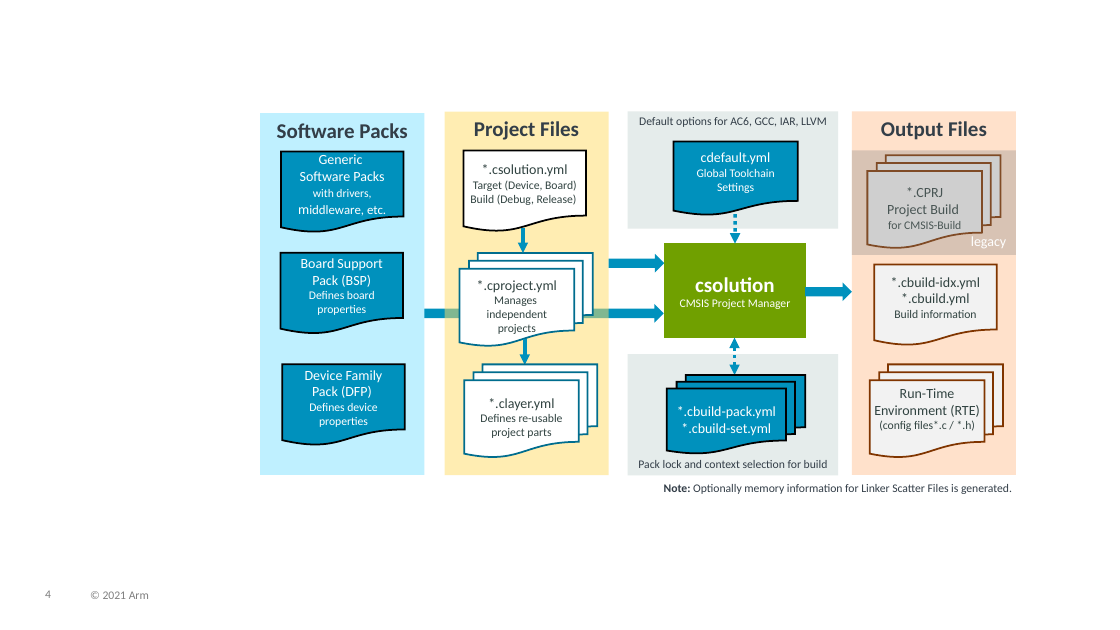
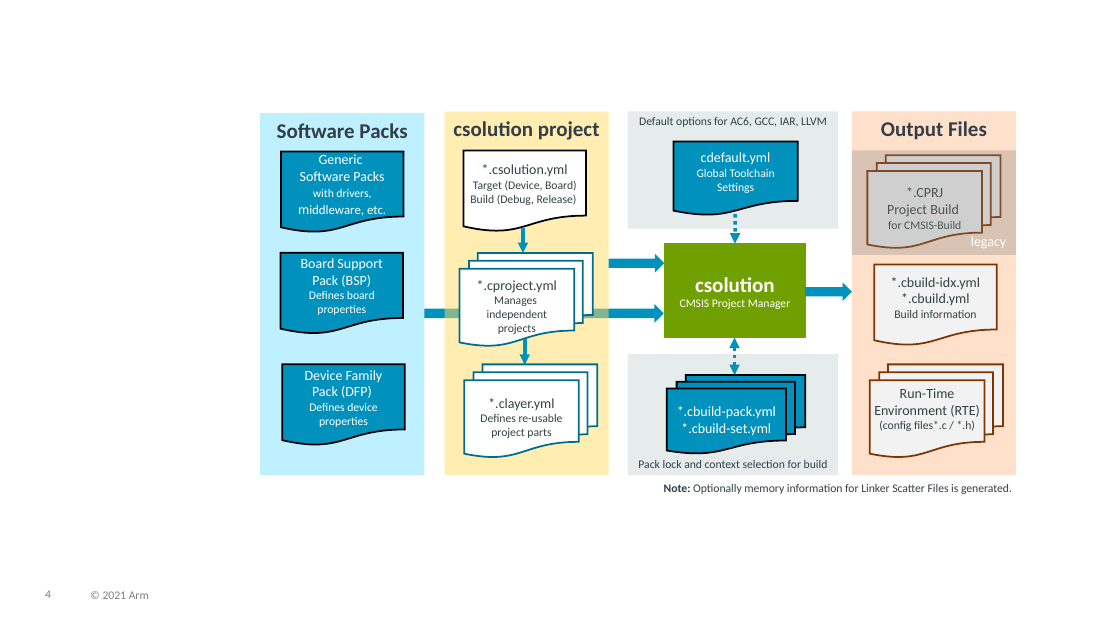
Before and after one commit to Open-CMSIS-Pack/cmsis-toolbox, a slide deck: slide 4 of docs/images/overview.pptx. Drawn at 1120x630 pixels with LibreOffice and Linux fonts; fonts in the diff are those of the drawing. Boxes give left, top, right and bottom in pixels: in the first picture for what was removed or moved away, otherwise in the second. Text is boxed around its words. In the diff, an @@ line names an element or a change of style, - is before the commit and + after.

```diff
--- a/docs/images/overview.pptx
+++ b/docs/images/overview.pptx
@@ text in rectangle at box(453, 121, 600, 140): text changed @@
-Project Files
+csolution project
```
Also in this commit, not shown: 7 other slides changed, 13 other files.
